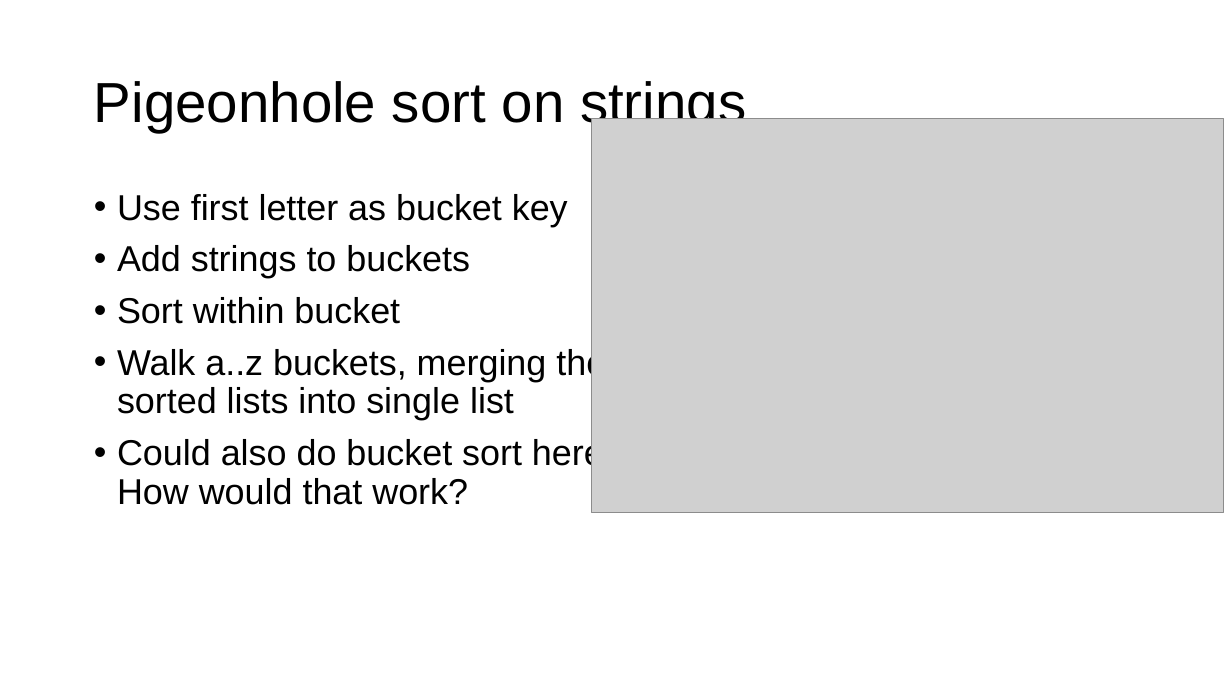
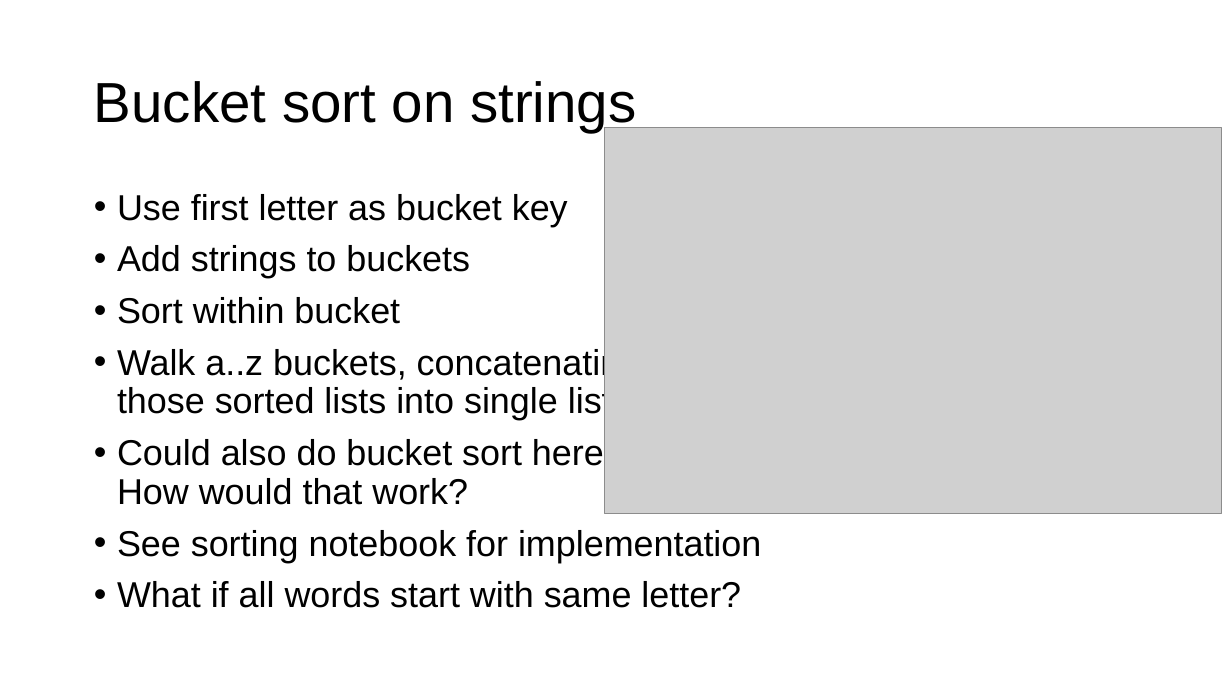
Before and after one commit to parrt/msds689, a slide deck: slide 13 of notes/sorting.pptx (slide 12 before the commit). Drawn at 1232x693 pixels with LibreOffice and Linux fonts; fonts in the diff are those of the drawing; grey boxes stand for pictures; background and template pictures are left out. Boxes give left, top, right and bottom in pixels: in the first picture for what was removed or moved away, otherwise in the second. Text is boxed around its words. In the diff, an @@ line names an element or a change of style, - is before the commit and + after.

```diff
--- a/notes/sorting.pptx
+++ b/notes/sorting.pptx
@@ title at <box>94,81,636,132</box>: text changed @@
-Pigeonhole sort on strings
+Bucket sort on strings
@@ picture: place and size @@
-picture at <box>592,118,1224,513</box>
+picture at <box>604,128,1222,513</box>
@@ text at <box>117,347,641,420</box>: text changed @@
-• Walk a..z buckets, merging those
-  sorted lists into single list
+• Walk a..z buckets, concatenating
+  those sorted lists into single list
@@ text at <box>117,530,761,608</box>: paragraphs added @@
+• See sorting notebook for implementation
+• What if all words start with same letter?
```
Also in this commit, not shown: 3 other slides changed, 2 slides added, 3 other files.
